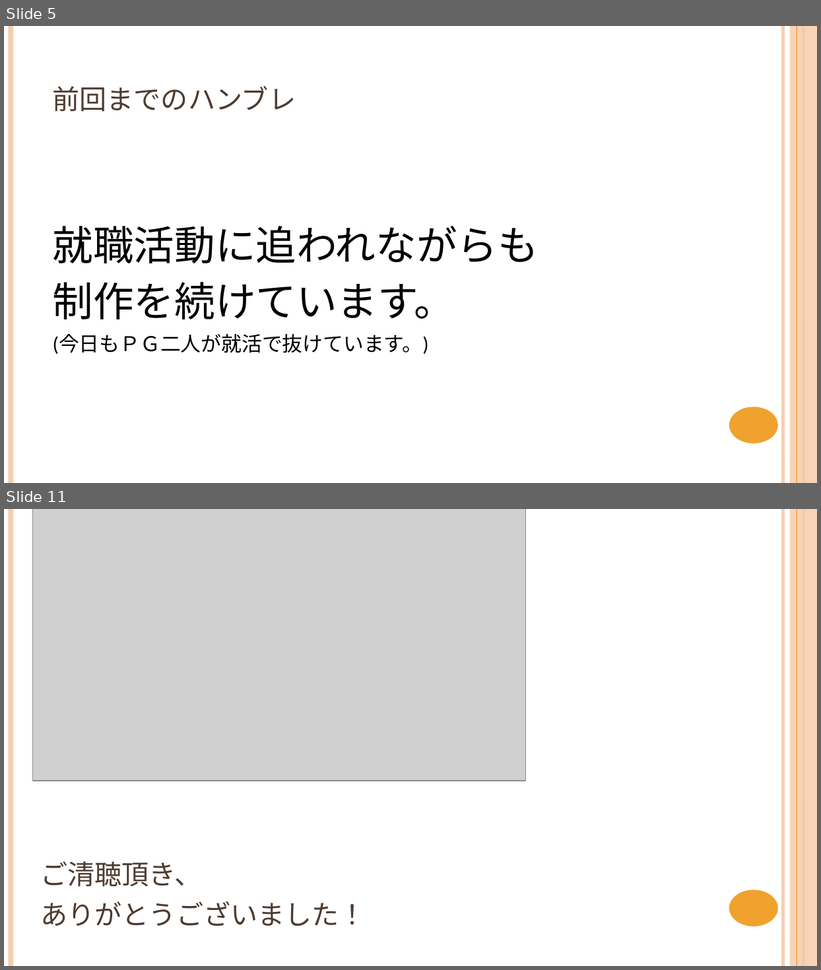
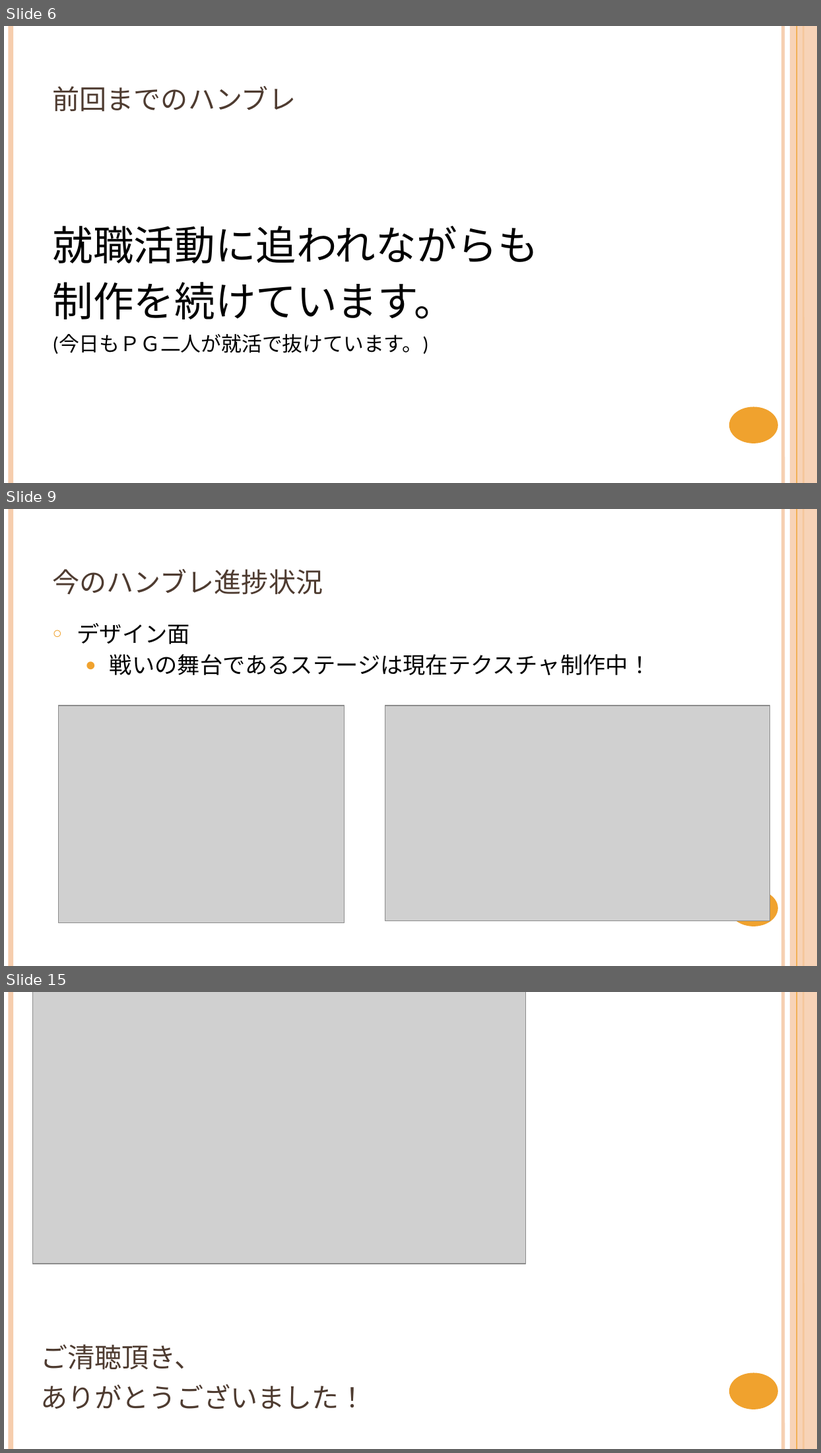
Before and after one commit to NyamLand/VSRPG, a slide deck: 仕様/プレゼンテーション/第二回発表.pptx. Shown one above the other, each under a label of ours: slides 5 and 11 before the commit, slides 6, 9 and 15 after it; the slides between them are not shown. The pictures are 821x970 and 821x1453 pixels, drawn with LibreOffice and Linux fonts; fonts in the diff are those of the drawing; grey boxes stand for pictures. Boxes give left, top, right and bottom in pixels: in the first picture for what was removed or moved away, otherwise in the second. Text is boxed around its words. In the diff, an @@ line names an element or a change of style, - is before the commit and + after.

```diff
--- a/仕様/プレゼンテーション/第二回発表.pptx
+++ b/仕様/プレゼンテーション/第二回発表.pptx
@@ slide 9 added at [4, 509, 817, 966], background #FFFFFF; not listed: 6 template elements that a slide beside it also shows @@
@@ title added at [53, 569, 323, 595], 30 pt, text #4E3B30, small capitals @@
+今のハンブレ進捗状況
@@ text added at [77, 623, 651, 675], 20 pt, text #000000 @@
+○ デザイン面
+  ● 戦いの舞台であるステージは現在テクスチャ制作中！
@@ picture added at [59, 706, 344, 923] @@
@@ picture added at [385, 706, 770, 921] @@
@@ what was slide 5 is now slide 6 @@
@@ what was slide 11 is now slide 15 @@
```
Also in this commit, not shown: 6 slides changed, 3 other slides added, 3 other files.
